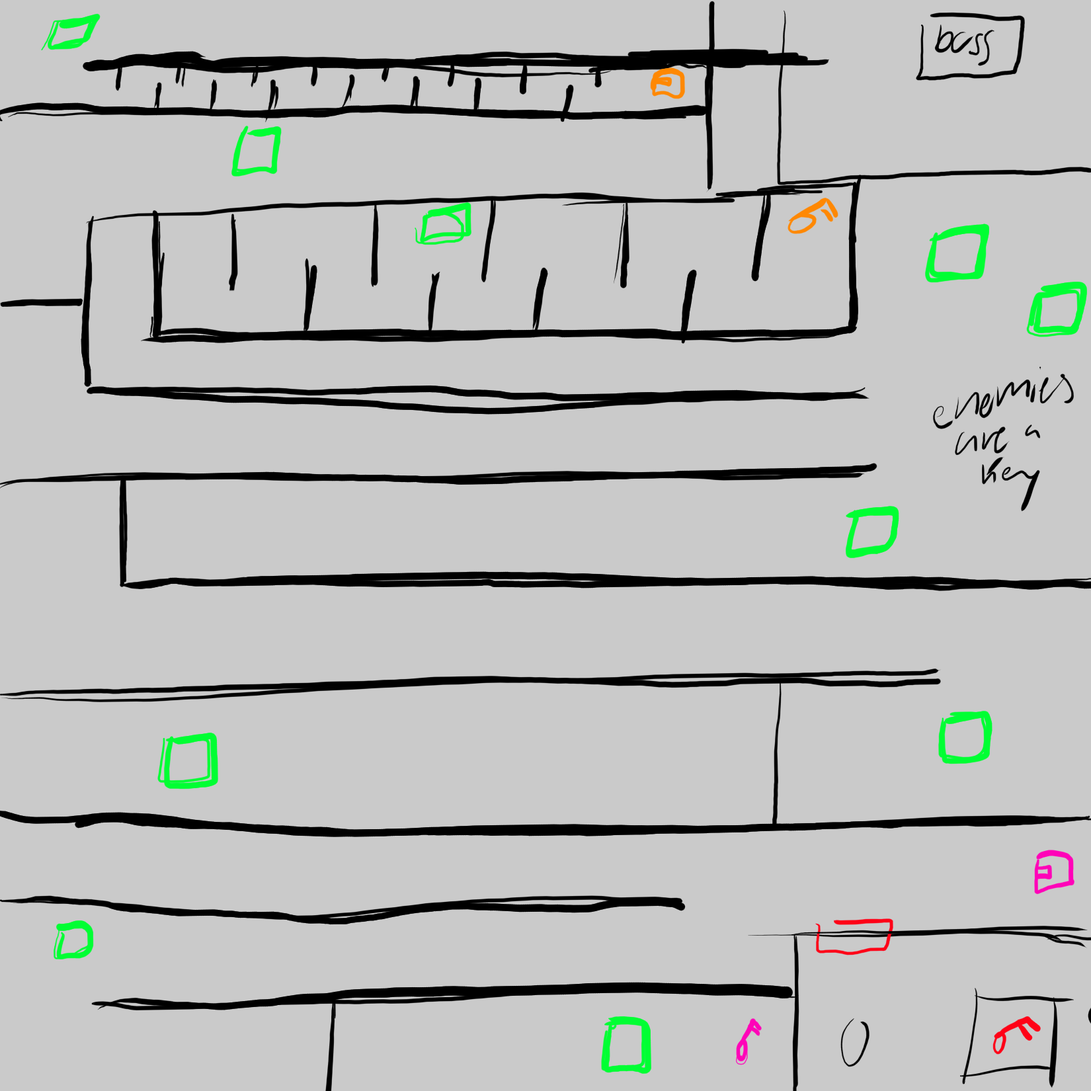
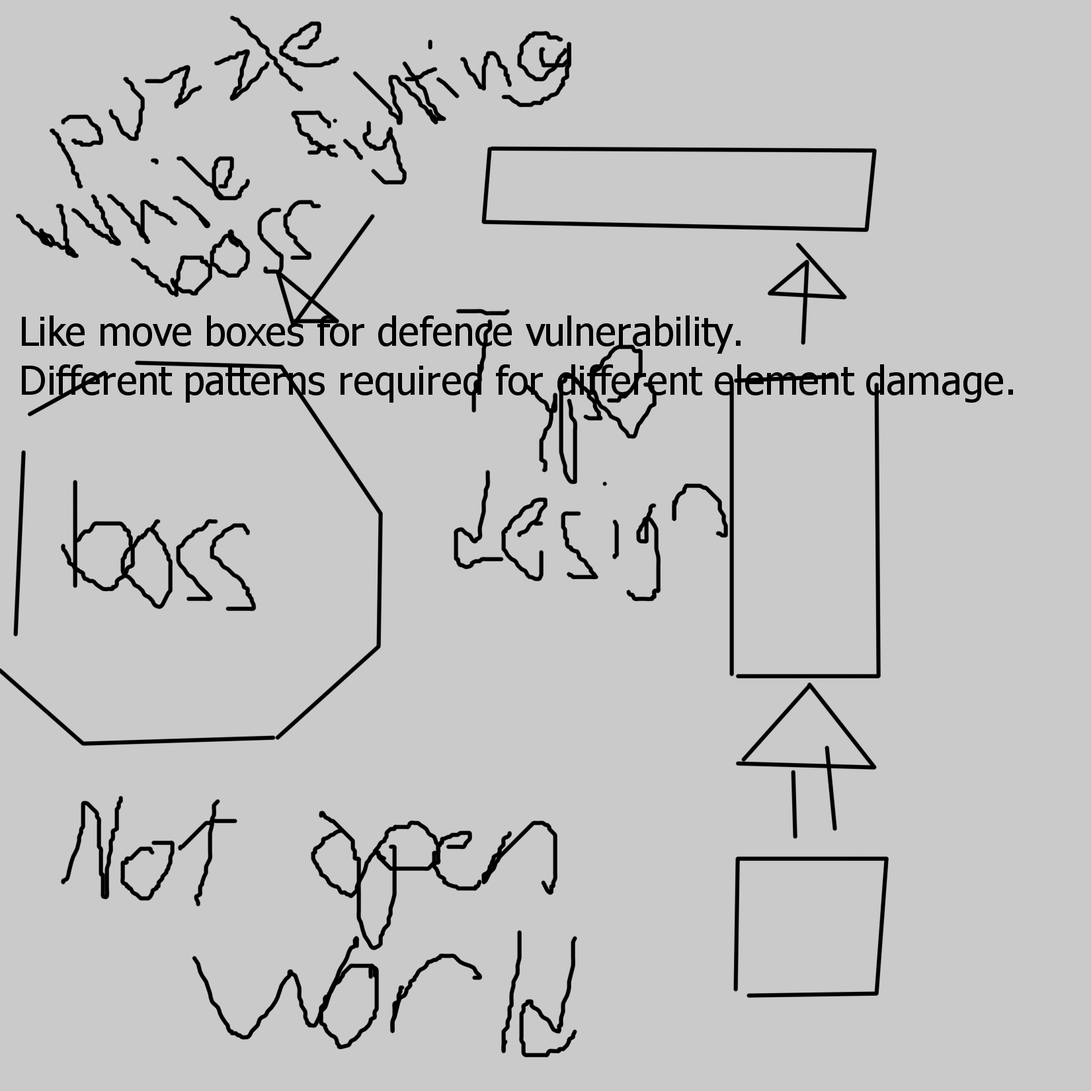
The second 1091x1091 image is a revision of the first. Changes to its layers:
added layer "Layer 9" above "Illus3" over bbox(0, 0, 932, 1059)
hid "Illus3", painted on it over bbox(0, 0, 1091, 1091)
hid "Real 3", painted on it over bbox(0, 0, 1091, 1091)
